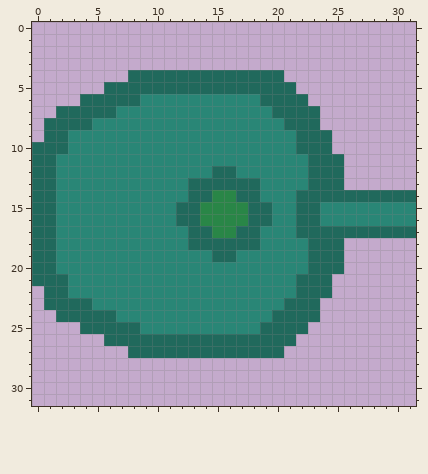
Two versions of one pixel-art sprite, Content/graphics/turret1.png. The picture above is the old version.
The file is 32x32 pixels.
After the commit:
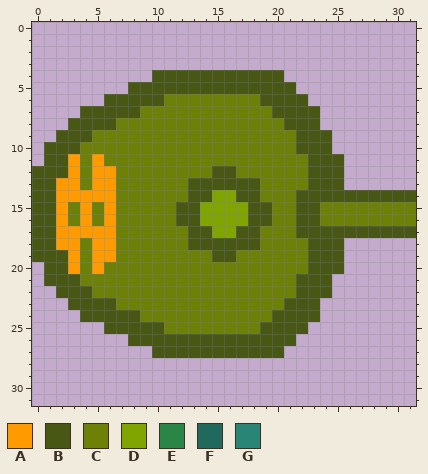
Palette (. is transparent): A #ff9b00  B #485714  C #6d8109  D #80a500  E #298647  F #20695c  G #298676
Changes in this commit:
Changed rows in their new state; - is an unchanged pixel.
first column x 0:
 4 --------..BBBBBBBBBBB-----------
 5 ------..BBBBBBBBBBBBBB----------
 6 ----..BBBBBCCCCCCCCBBBB---------
 7 --..BBBBBCCCCCCCCCCCBBBB--------
 8 -..BBBBCCCCCCCCCCCCCCBBB--------
 9 -.BBBCCCCCCCCCCCCCCCCCBBB-------
10 .BBBCCCCCCCCCCCCCCCCCCBBB-------
11 .BBACACCCCCCCCCCCCCCCCCBBB------
12 BBBACAACCCCCCCCBBCCCCCCBBB------
13 BBAACAACCCCCCBBBBBBCCCCBBB------
14 BBAAAAACCCCCCBBDDBBCCCBBBBBBBBBB
15 BBACACACCCCCBBDDDDBBCCBBCCCCCCCC
16 BBACACACCCCCBBDDDDBBCCBBCCCCCCCC
17 BBAAAAACCCCCCBBDDBBCCCBBBBBBBBBB
18 BBAACAACCCCCCBBBBBBCCCCBBB------
19 BBBACAACCCCCCCCBBCCCCCCBBB------
20 .BBACACCCCCCCCCCCCCCCCCBBB------
21 .BBBCCCCCCCCCCCCCCCCCCBBB-------
22 -.BBBCCCCCCCCCCCCCCCCCBBB-------
23 -..BBBBCCCCCCCCCCCCCCBBB--------
24 --..BBBBBCCCCCCCCCCCBBBB--------
25 ----..BBBBBCCCCCCCCBBBB---------
26 ------..BBBBBBBBBBBBBB----------
27 --------..BBBBBBBBBBB-----------
